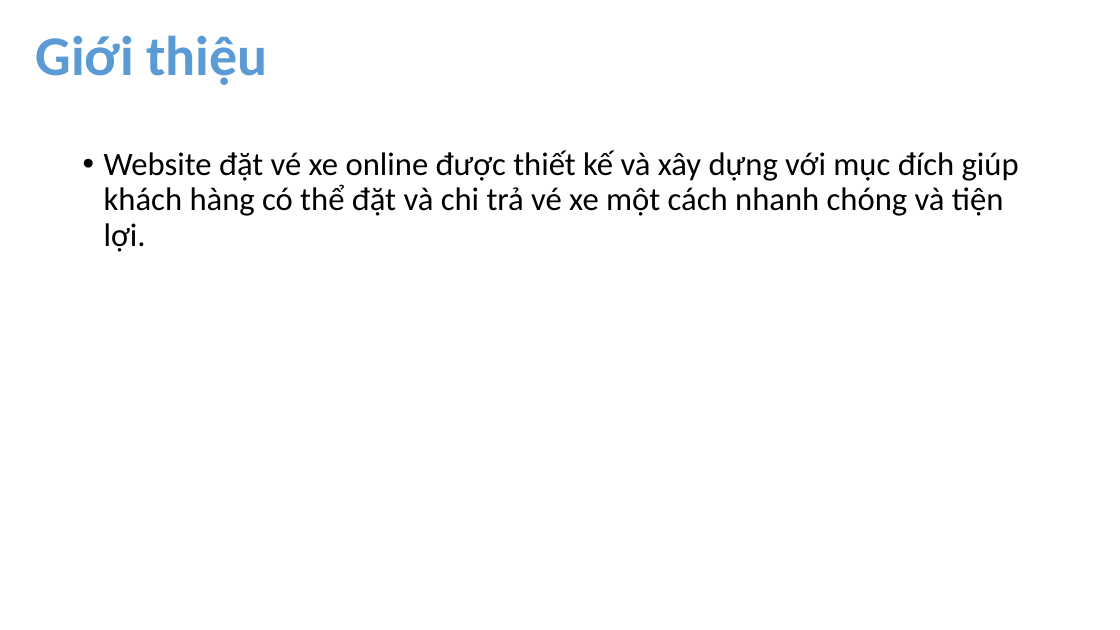
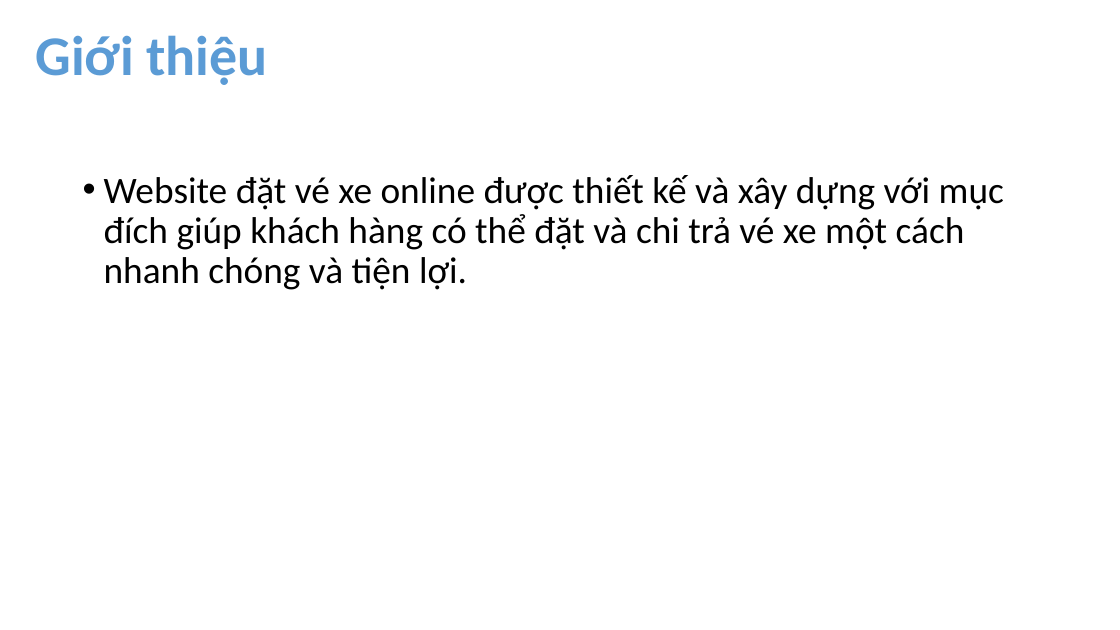
Before and after one commit to 12130010/ban-ve-xe, a slide deck: slide 3 of document/Presentation1.pptx. Drawn at 1120x630 pixels with LibreOffice and Linux fonts; fonts in the diff are those of the drawing. Boxes give left, top, right and bottom in pixels: in the first picture for what was removed or moved away, otherwise in the second. Text is boxed around its words. In the diff, an @@ line names an element or a change of style, - is before the commit and + after.

```diff
--- a/document/Presentation1.pptx
+++ b/document/Presentation1.pptx
@@ text "Website đặt vé xe online ...": place and size @@
-text "Website đặt vé xe online ..." at bbox=[104, 150, 1019, 252]
+text "Website đặt vé xe online ..." at bbox=[104, 175, 1004, 290]
@@ text "Website đặt vé xe online ..." at bbox=[104, 175, 1004, 290]: size 28 to 32 pt @@
```
Also in this commit, not shown: 8 other slides changed, 2 slides added, 6 slides removed.
